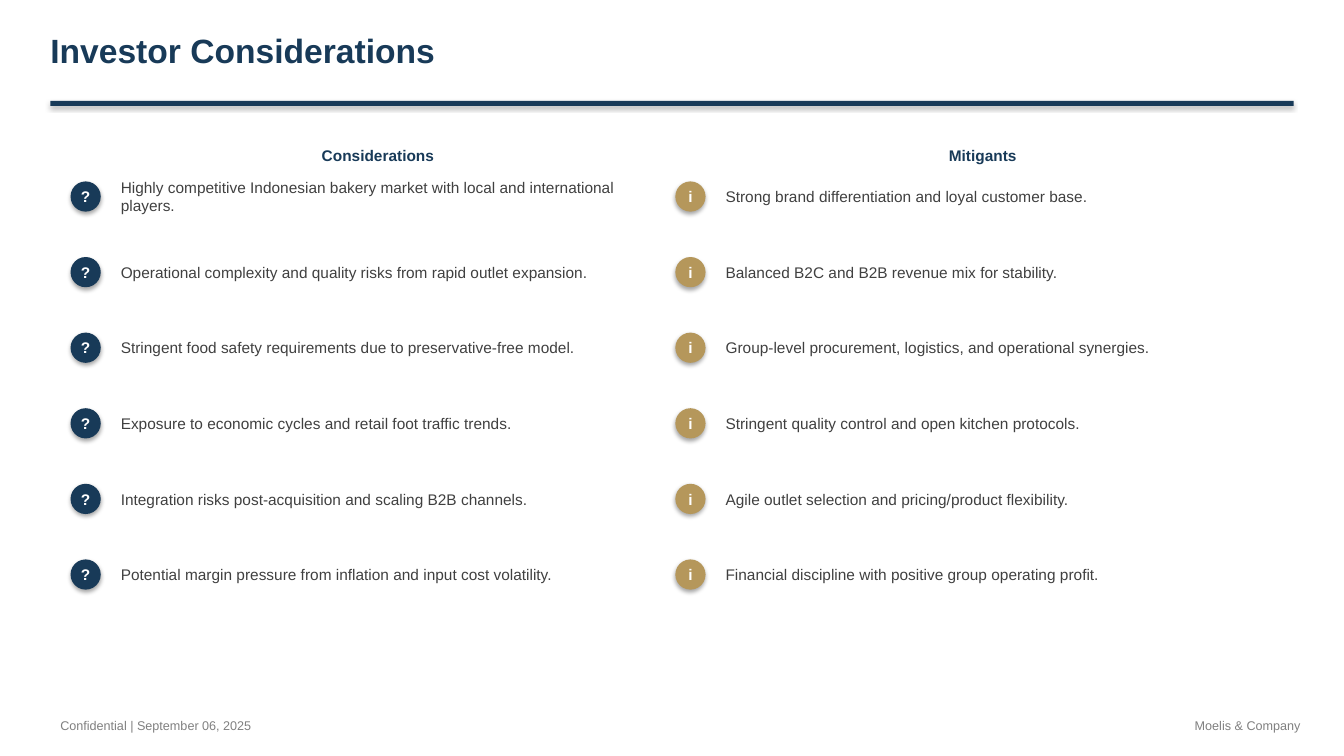
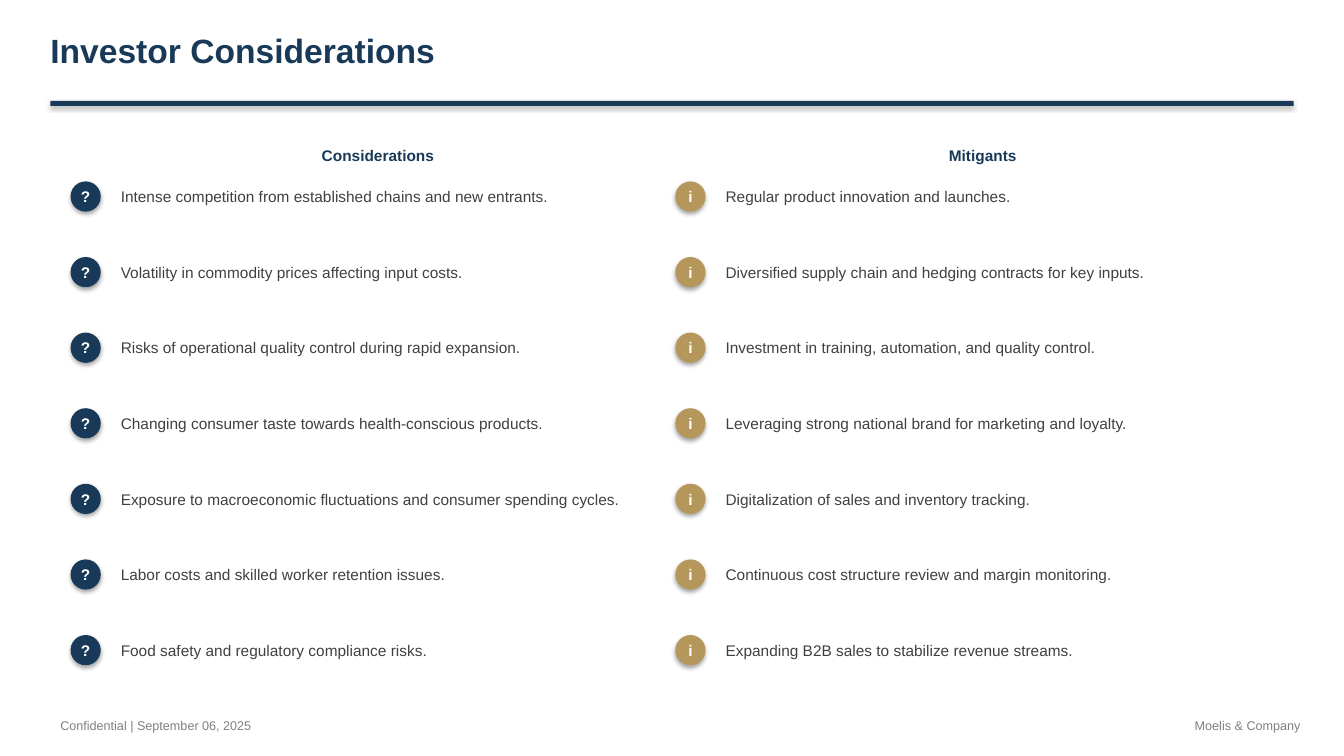
Before and after one commit to alinvb/slide_generator, a slide deck: slide 2 of ai_generated_deck.pptx. Drawn at 1344x756 pixels with LibreOffice and Linux fonts; fonts in the diff are those of the drawing. Boxes give left, top, right and bottom in pixels: in the first picture for what was removed or moved away, otherwise in the second. Text is boxed around its words. In the diff, an @@ line names an element or a change of style, - is before the commit and + after.

```diff
--- a/ai_generated_deck.pptx
+++ b/ai_generated_deck.pptx
@@ text at [121, 191, 548, 205]: text changed @@
-Highly competitive Indonesian bakery market with local and international players.
+Intense competition from established chains and new entrants.
@@ text at [726, 191, 1010, 205]: text changed @@
-Strong brand differentiation and loyal customer base.
+Regular product innovation and launches.
@@ text at [121, 267, 462, 281]: text changed @@
-Operational complexity and quality risks from rapid outlet expansion.
+Volatility in commodity prices affecting input costs.
@@ text at [726, 267, 1144, 281]: text changed @@
-Balanced B2C and B2B revenue mix for stability.
+Diversified supply chain and hedging contracts for key inputs.
@@ text at [121, 342, 521, 356]: text changed @@
-Stringent food safety requirements due to preservative-free model.
+Risks of operational quality control during rapid expansion.
@@ text at [726, 342, 1095, 356]: text changed @@
-Group-level procurement, logistics, and operational synergies.
+Investment in training, automation, and quality control.
@@ text at [121, 418, 542, 432]: text changed @@
-Exposure to economic cycles and retail foot traffic trends.
+Changing consumer taste towards health-conscious products.
@@ text at [726, 418, 1127, 432]: text changed @@
-Stringent quality control and open kitchen protocols.
+Leveraging strong national brand for marketing and loyalty.
@@ text at [121, 494, 619, 508]: text changed @@
-Integration risks post-acquisition and scaling B2B channels.
+Exposure to macroeconomic fluctuations and consumer spending cycles.
@@ text at [726, 494, 1030, 508]: text changed @@
-Agile outlet selection and pricing/product flexibility.
+Digitalization of sales and inventory tracking.
@@ text at [121, 569, 445, 580]: text changed @@
-Potential margin pressure from inflation and input cost volatility.
+Labor costs and skilled worker retention issues.
@@ text at [726, 569, 1111, 583]: text changed @@
-Financial discipline with positive group operating profit.
+Continuous cost structure review and margin monitoring.
@@ ellipse added at [71, 635, 101, 665], fill #183A58 @@
@@ text added at [71, 635, 101, 665], 11 pt, text #FFFFFF, bold @@
+?
@@ text added at [121, 645, 427, 659], 11 pt, text #404040 @@
+Food safety and regulatory compliance risks.
@@ ellipse added at [676, 635, 706, 665], fill #B5975B @@
@@ text added at [688, 645, 692, 656], 11 pt, text #FFFFFF, bold @@
+i
@@ text added at [726, 645, 1073, 659], 11 pt, text #404040 @@
+Expanding B2B sales to stabilize revenue streams.
```
Also in this commit, not shown: 10 other slides changed, 5 slides added, 2 slides removed, 2 other files.
